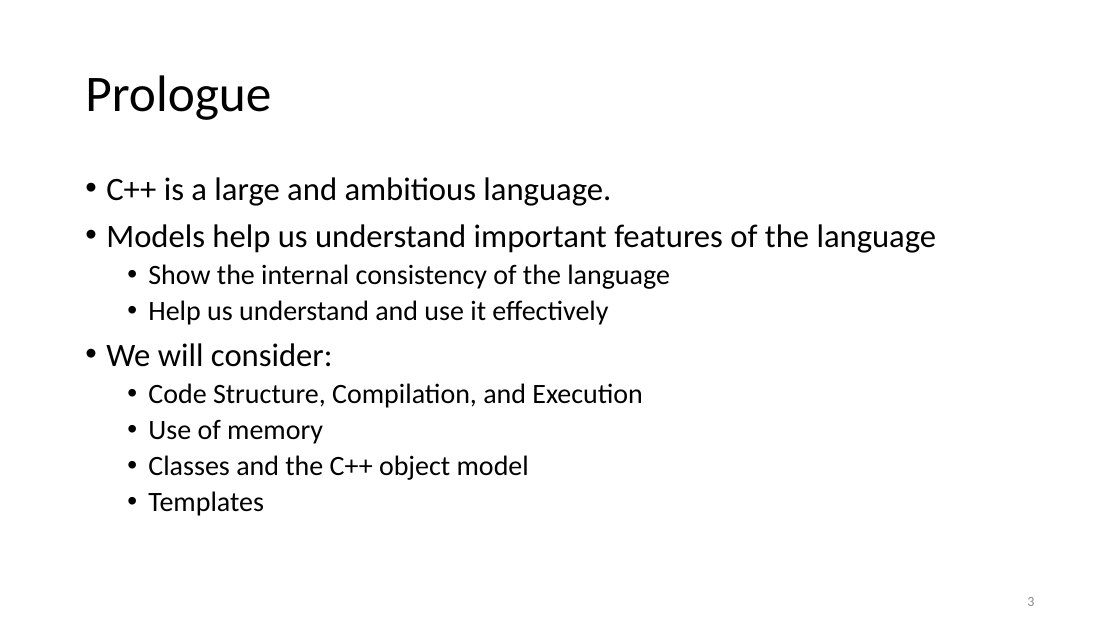
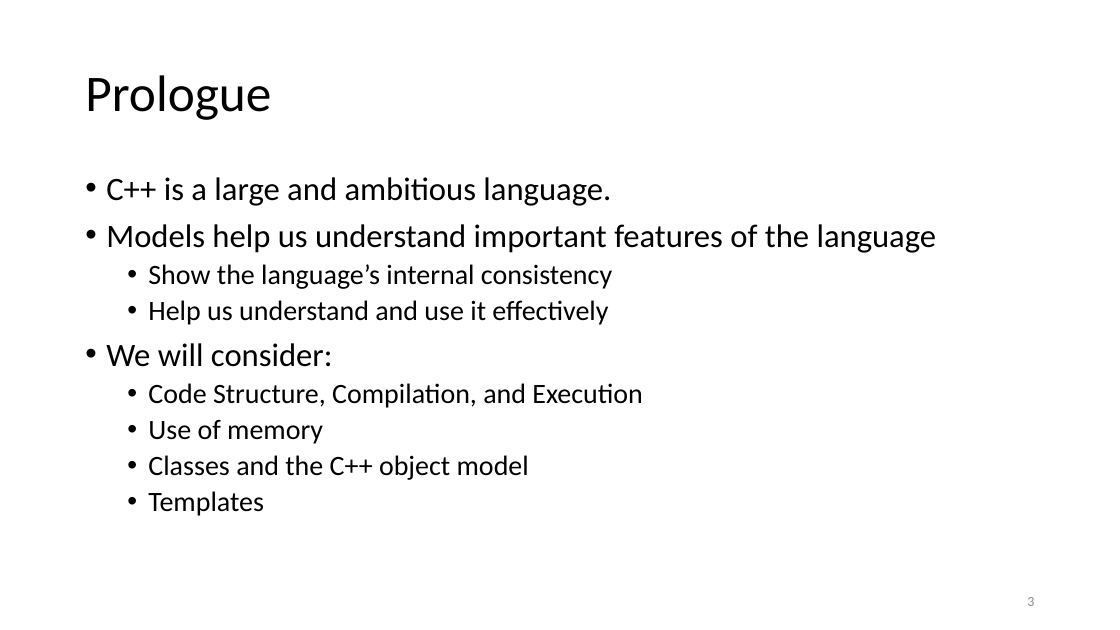
Before and after one commit to JimFawcett/JimFawcett.github.io, a slide deck: slide 3 of Resources/CppModels.pptx. Drawn at 1120x630 pixels with LibreOffice and Linux fonts; fonts in the diff are those of the drawing. Boxes give left, top, right and bottom in pixels: in the first picture for what was removed or moved away, otherwise in the second. Text is boxed around its words. In the diff, an @@ line names an element or a change of style, - is before the commit and + after.

```diff
--- a/Resources/CppModels.pptx
+++ b/Resources/CppModels.pptx
@@ text at [148,264,612,289]: text changed @@
-  • Show the internal consistency of the language
+  • Show the language’s internal consistency
```
Also in this commit, not shown: 7 other slides changed, 2 slides added, 5 other files.
